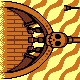
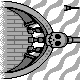
Revision of a layered 80×80 image; what changed, layer by layer:
hid "ship bw copy" over (0, 0, 80, 80)
